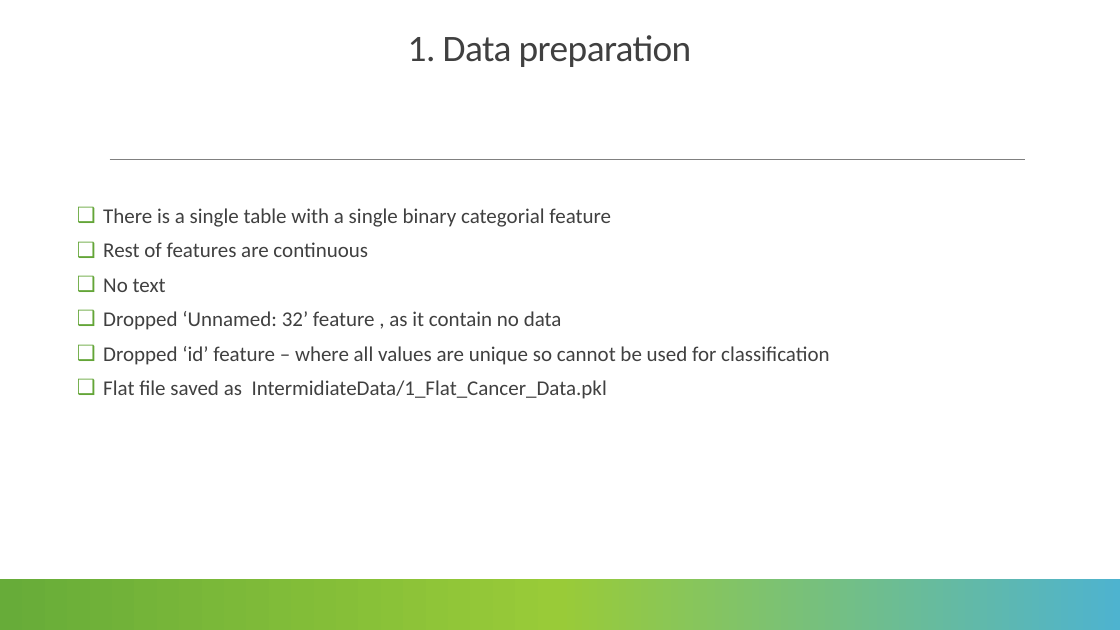
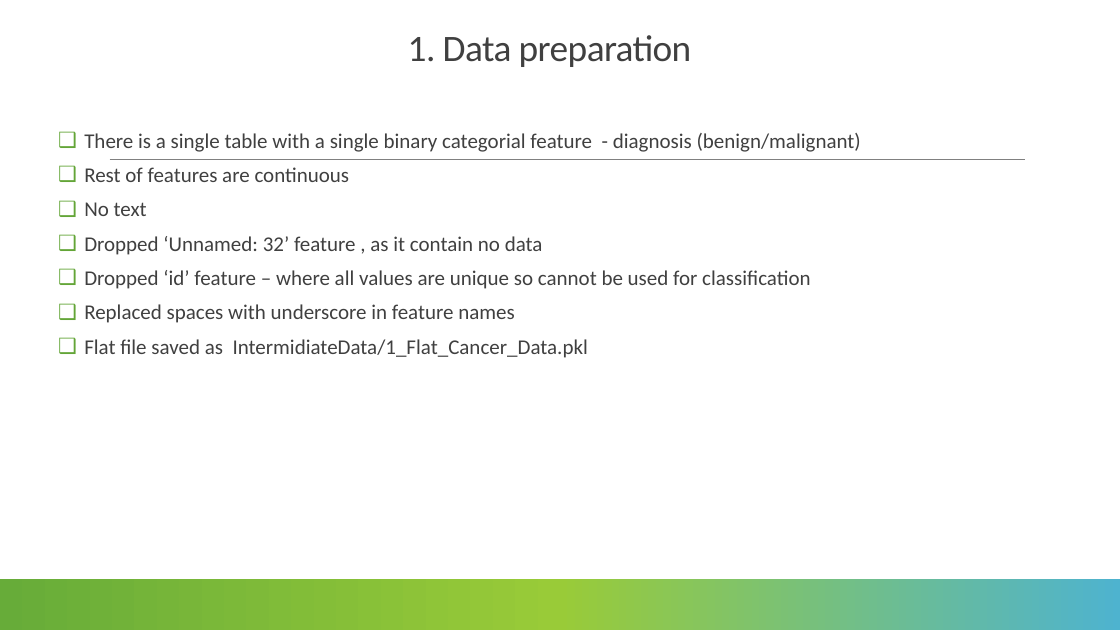
Before and after one commit to lmanov1/CancerPrediction, a slide deck: slide 5 of PROJECT_PRESENTATION.pptx. Drawn at 1120x630 pixels with LibreOffice and Linux fonts; fonts in the diff are those of the drawing. Boxes give left, top, right and bottom in pixels: in the first picture for what was removed or moved away, otherwise in the second. Text is boxed around its words. In the diff, an @@ line names an element or a change of style, - is before the commit and + after.

```diff
--- a/PROJECT_PRESENTATION.pptx
+++ b/PROJECT_PRESENTATION.pptx
@@ text "There is a single table ..." moved from (x1=103, y1=208, x2=829, y2=399) to (x1=84, y1=133, x2=861, y2=358) @@
@@ text at (x1=84, y1=133, x2=861, y2=152): text changed @@
-❑ There is a single table with a single binary categorial feature
+❑ There is a single table with a single binary categorial feature - diagnosis (benign/malignant)
@@ text at (x1=84, y1=304, x2=514, y2=323): paragraph added @@
+❑ Replaced spaces with underscore in feature names
```
Also in this commit, not shown: 9 other slides changed, 2 slides added, 2 other files.
